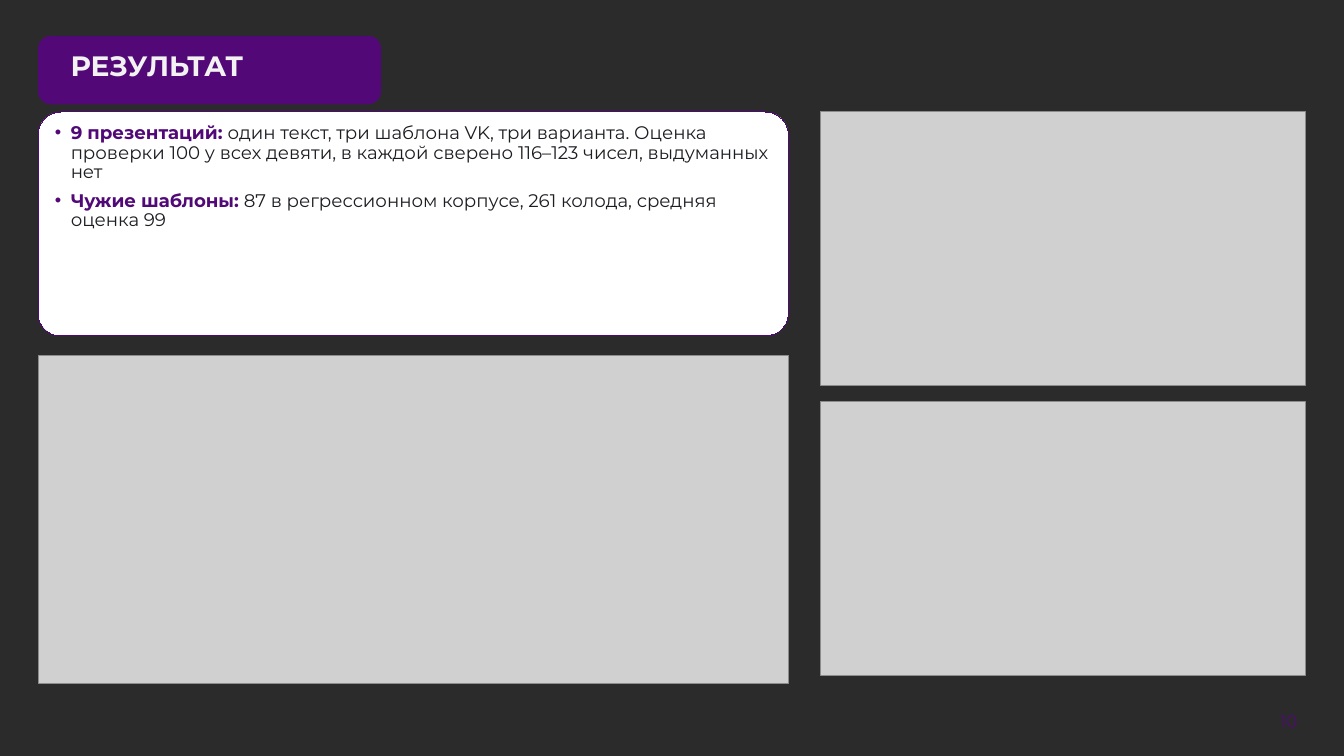
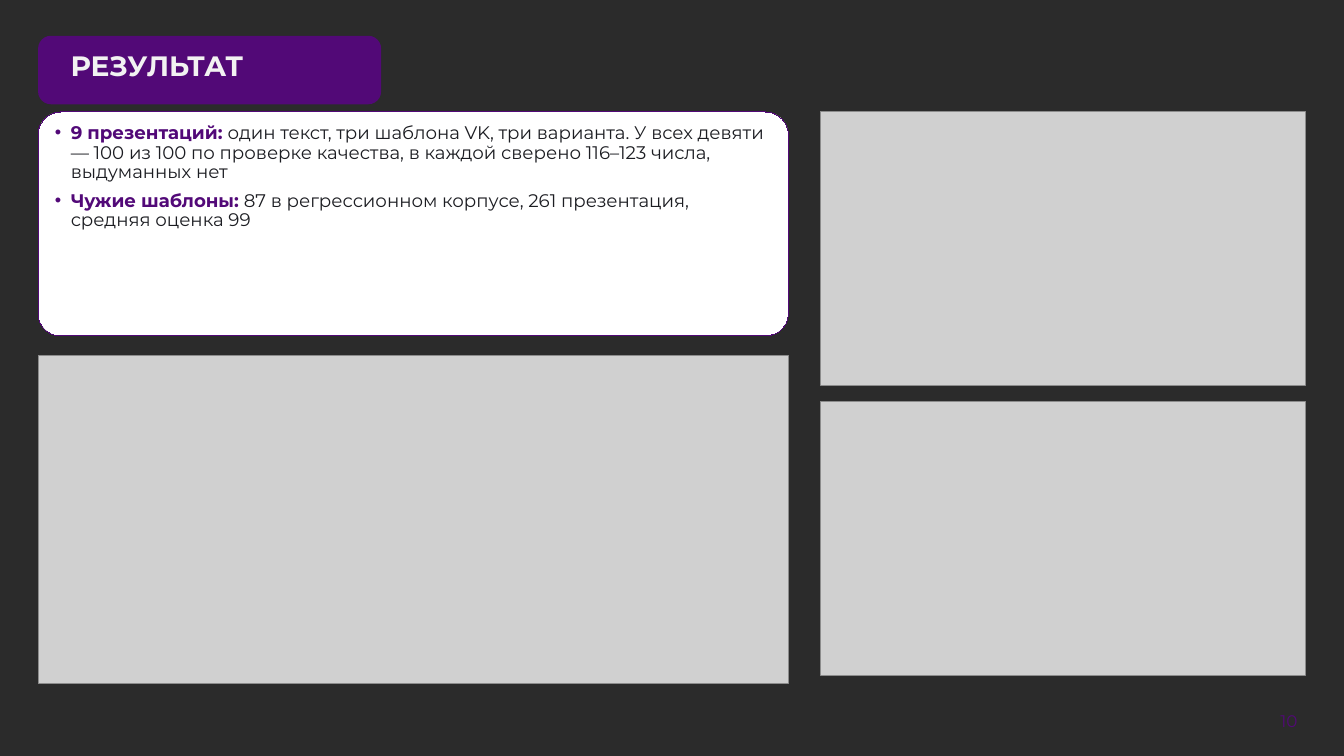
Before and after one commit to hl0pch1k/verstka, a slide deck: slide 10 of docs/presentation/verstka-pitch.pptx. Drawn at 1344x756 pixels with LibreOffice and Linux fonts; fonts in the diff are those of the drawing; grey boxes stand for pictures; background and template pictures are left out; a plain dark background stands for a picture behind light text. Boxes give left, top, right and bottom in pixels: in the first picture for what was removed or moved away, otherwise in the second. Text is boxed around its words. In the diff, an @@ line names an element or a change of style, - is before the commit and + after.

Commit message:
Презентация проекта после проверки вёрстки; видео открывается в браузере
- презентация: текст без автоуменьшения на обязательных слайдах, в макетах браузера — адрес сервиса, заголовок архитектуры на плашке, неразрывные числа, «Газпром автоматизация»
- поле «Прототип» и README: ссылка jsDelivr на тот же файл видео — GitHub показывает файлы такого размера только кнопкой «View raw»

```diff
--- a/docs/presentation/verstka-pitch.pptx
+++ b/docs/presentation/verstka-pitch.pptx
@@ text at (71,125,764,230): text changed @@
-• 9 презентаций: один текст, три шаблона VK, три варианта. Оценка проверки 100 у всех девяти, в каждой сверено 116–123 чисел, выдуманных нет
-• Чужие шаблоны: 87 в регрессионном корпусе, 261 колода, средняя оценка 99
+• 9 презентаций: один текст, три шаблона VK, три варианта. У всех девяти — 100 из 100 по проверке качества, в каждой сверено 116–123 числа, выдуманных нет
+• Чужие шаблоны: 87 в регрессионном корпусе, 261 презентация, средняя оценка 99
```
Also in this commit, not shown: 12 other slides changed, 3 other files.
